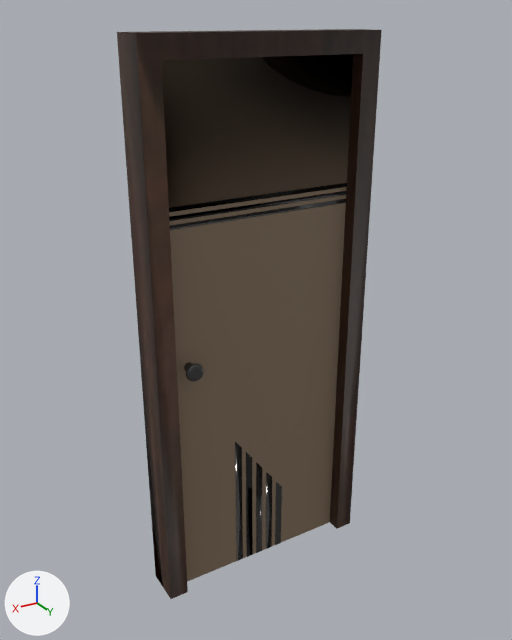
The FBX model Assets/Door/Door.fbx, before and after one commit.
Before and after are seen from a 50 mm camera at (1.53, 2.42, 2.55) aimed at (0.03, -0.08, 1.3). The axes (+X, +Y, +Z) are drawn at lower left. The lights are the same throughout. Vertices at the same position are counted once.
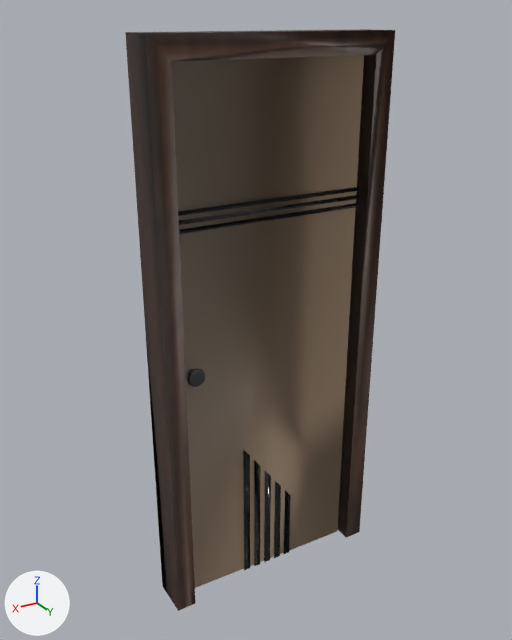
Edits to the bpy script that builds the scene:
```text
Change me_mesh_005:
    used by ob_mesh6; location = (0.0, 0.0, 0.0)
    remove me_mesh_005.from_pydata(...)  # 40 vertices, 30 faces; spans x -0.111..0.154, y -0.091..-0.089, z 0.004..0.716
    add me_mesh_005.from_pydata(...)  # 128 vertices, 96 faces; spans x -0.429..0.455, y -0.042..0.038, z 0.004..1.867
    me_mesh_005 part 2: 40 vertices removed from x -0.111..0.154, y -0.091..-0.089, z 0.004..0.716; 80 vertices added at x -0.111..0.154, y -0.04..0.035, z 0.004..0.716
    me_mesh_005 part 3: 48 vertices added at x -0.429..0.455, y -0.042..0.038, z 1.778..1.867
Change me_mesh_007:
    used by ob_mesh8; location = (0.0, 0.0, 0.0)
    remove me_mesh_007.from_pydata(...)  # 16 vertices, 10 faces; spans x -0.52..0.55, y -0.18..0.0, z 0.0..2.49
    add me_mesh_007.from_pydata(...)  # 16 vertices, 10 faces; spans x -0.52..0.55, y -0.09..0.08, z 0.0..2.49
    me_mesh_007 part 4: the whole mesh is rebuilt
Change me_mesh_006:
    used by ob_mesh7; location = (0.0, 0.0, 0.0)
    remove me_mesh_006.from_pydata(...)  # 20 vertices, 9 faces; spans x -0.43..0.45, y -0.09..-0.06, z 0.0..2.4
    add me_mesh_006.from_pydata(...)  # 8 vertices, 6 faces; spans x -0.43..0.45, y -0.03..0.03, z 0.0..2.4
    me_mesh_006 part 1: the whole mesh is rebuilt
Change ob_mesh3:
    ob_mesh3.location: (0.377, -0.0741, 1.165) -> (0.382, 0.0044, 1.165)
Change ob_mesh6:
    ob_mesh6.location: (0.0, 0.0, 0.0) -> (-0.0094, 0.00326, -0.0012)
    ob_mesh6.rotation_euler: (0.0, 0.0, 0.0) -> (0.0, 0.0, 0.0077)  # degrees (0, 0, 0) -> degrees (0, 0, 0.4)
Remove ob_mesh1:
    ob_mesh1 = bpy.data.objects.new('Mesh1', me_mesh)
    ob_mesh1.location = (0.0, 0.0, 0.0)
Remove ob_mesh2:
    ob_mesh2 = bpy.data.objects.new('Mesh2', me_mesh_001)
    ob_mesh2.location = (0.0, 0.0, 0.0)
Change ob_mesh7:
    ob_mesh7.location: (0.0, 0.0, 0.0) -> (0.009, -0.016, 0.001)
    ob_mesh7.rotation_euler: (0.0, 0.0, 0.0) -> (0.0, 0.0, -0.0374)  # degrees (0, 0, 0) -> degrees (0, 0, -2.1)
```

Pixel boxes [x1, y1, x2, y2] of what changed, in the pictures (512 x 640 px; the box of a moved part takes in the faces that stretch with it):
'Mesh7', reshaped, moved, turned: before [162, 54, 353, 582]; after [172, 55, 364, 588]
'Mesh8', reshaped: before [117, 29, 382, 599]; after [125, 29, 395, 611]
'Mesh6', reshaped, moved, turned (not visible before): after [178, 187, 359, 570]
'Mesh2', deleted: before [235, 442, 282, 561]
'Mesh1', deleted: before [169, 183, 347, 230]
'Mesh3', moved, turned: before [184, 362, 204, 382]; after [187, 369, 205, 387]
part 2 of me_mesh_005, moved or reshaped (not visible before): after [243, 450, 291, 570]
part 3 of me_mesh_005, added (black): after [178, 187, 359, 234]
